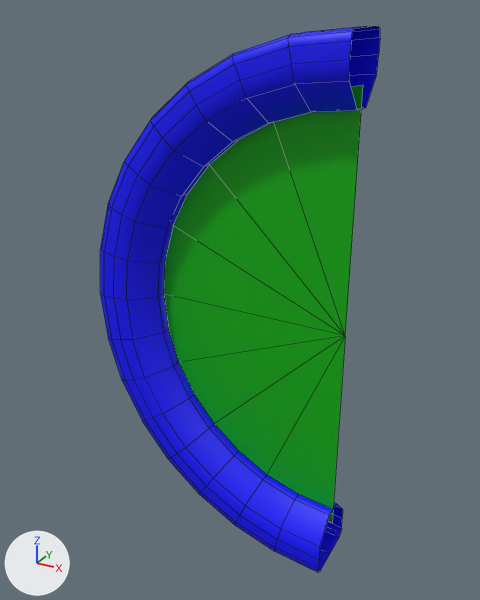
The FBX model Assets/Models/ModularParts/HalfWindow.fbx, before and after one commit.
Both versions are drawn from a 50 mm camera at (0.0234, -0.0689, 0.0961) aimed at (-0.0153, 0.0015, 0.0609). Arrows for +X, +Y and +Z are at lower left; the lights stay in place. Mesh edges are drawn as thin lines. Where no turn or scale is listed for an object, it has been applied to the vertices.

In view in the first picture: 'Glass', 'Trim'.
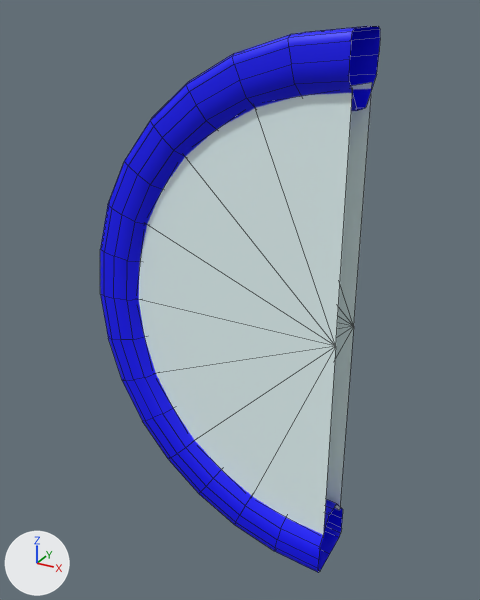
The newer file is also turned or shifted as a whole; pictures and numbers use the older file's frame.

The change in detail:
Material 'GlassMat' (mat_glassmat) is new.
Its base color is (0.84, 1.0, 1.0) (white #ecffff).
me_mesh_001 is used by ob_glass; location (-0.37, 0.0767, 0.0).
me_mesh_001 had 10 vertices, 8 faces and spanned x 0.3411..0.37, y -0.0767, z 0.0312..0.0889.
me_mesh_001 no longer uses material mat_windowemissives (green #00af00).
me_mesh_001 now has 20 vertices, 16 faces and spans x 0.3411..0.37, y -0.0798..-0.0737, z 0.0312..0.0889.
me_mesh_001 part 1: the whole mesh is rebuilt.
me_mesh_001 now uses material mat_glassmat (white #ecffff).

Location of each change, (x1, y1, x2, y2) in pixels of the pictures (480 x 600 px):
'Glass', reshaped (17% wider): before (164, 85, 363, 523); after (139, 82, 372, 536)
